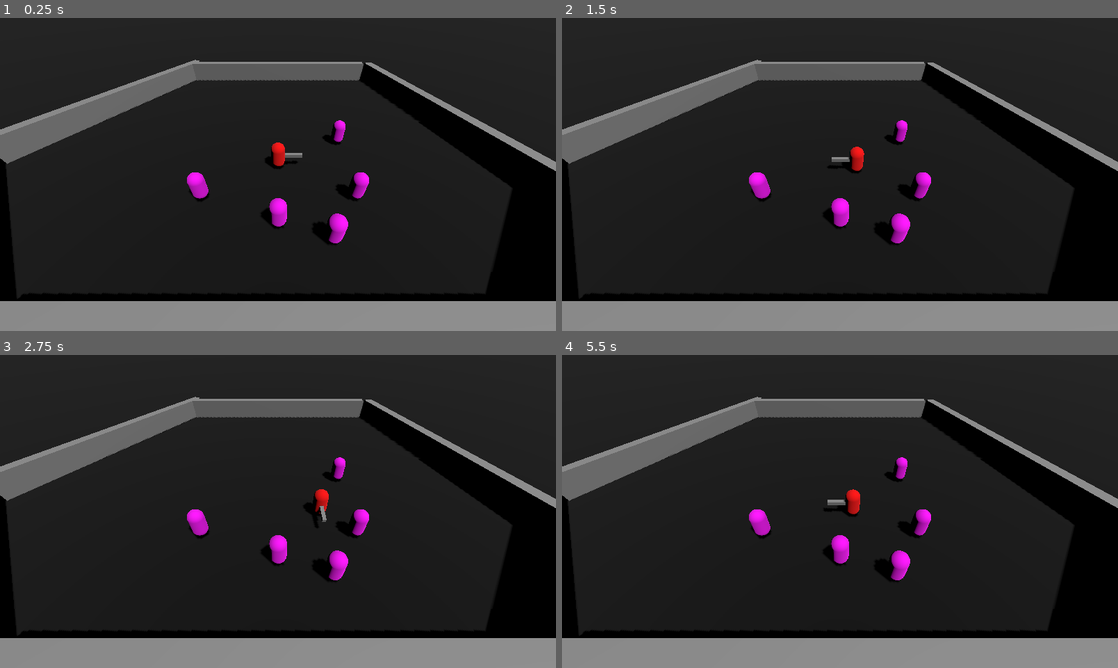
Above: before the commit, frames 1-4 (two rows, left to right).
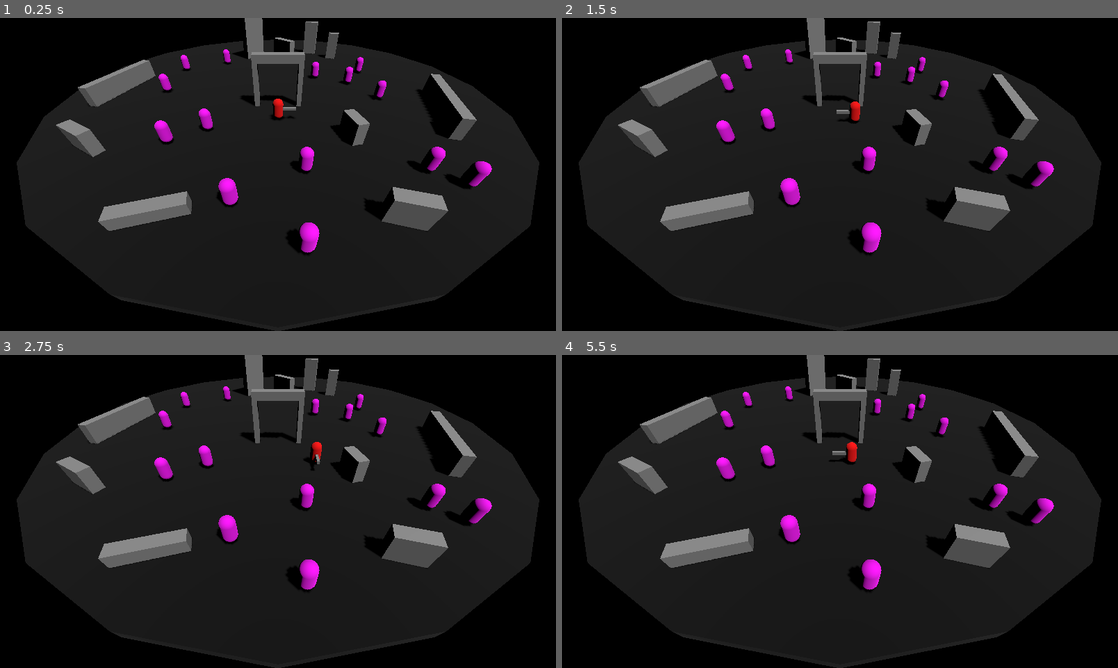
Above: after the commit, the same moments.

Repository: ralabate/salamander-sorcerer-remake
Game: Godot game, scene res://main.tscn
Two runs of this game, one before a commit and one after it. Both use one fixed random seed, a clock stepped at 60 frames per second and the inputs below.
Inputs:
- Up to frame 1 (0.25 s): no input
- Up to frame 2 (1.5 s): tap Enter (ui_accept) at 0.5, 0.77 s; hold Right (ui_right) 0.53-1.28 s; hold Down (ui_down) from 1.28 s (still down)
- Up to frame 3 (2.75 s): tap Enter (ui_accept) at 1.52 s; release Down (ui_down) at 2.03 s; hold Right (ui_right) from 2.03 s (still down)
- Up to frame 4 (5.5 s): release Right (ui_right) at 2.78 s; hold Up (ui_up) 2.78-3.53 s; tap Enter (ui_accept) at 3.02, 3.77, 4.52 s; hold Left (ui_left) 3.53-5.03 s; hold Down (ui_down) from 5.03 s (still down)

The runs differ from the first frame. In frame 1, 49% of the frame differs, in the area x 0-100%, y 0-100%; in frame 2, 49%; in frame 3, 49%; in frame 4, 49%.

Commit message:
level tweaks

Diff:
--- a/salamander/main.tscn
+++ b/salamander/main.tscn
@@ -20,55 +20,112 @@
 environment = SubResource("Environment_ig7tw")
 
 [node name="Player" parent="." instance=ExtResource("1_ig7tw")]
+transform = Transform3D(1, 0, 0, 0, 1, 0, 0, 0, 1, 0, 0, 8)
 
 [node name="DirectionalLight3D" type="DirectionalLight3D" parent="."]
 transform = Transform3D(0.70710665, -0.61237234, 0.35355335, 0, 0.49999988, 0.86602545, -0.70710665, -0.6123725, 0.3535534, 0, 10, 0)
 shadow_enabled = true
 
 [node name="Camera3D" type="Camera3D" parent="."]
-transform = Transform3D(1, 0, 0, 0, 0.7071068, 0.7071068, 0, -0.7071068, 0.7071068, 0, 10.5, 11.5)
+transform = Transform3D(1, 0, 0, 0, 0.7071068, 0.7071068, 0, -0.7071068, 0.7071068, 0, 10.5, 26.5)
 
 [node name="Badguy" parent="." instance=ExtResource("2_0xm2m")]
-transform = Transform3D(1, 0, 0, 0, 1, 0, 0, 0, 1, -5, 0, 3)
+transform = Transform3D(1, 0, 0, 0, 1, 0, 0, 0, 1, -13.5, 0, -6)
+
+[node name="Badguy6" parent="." instance=ExtResource("2_0xm2m")]
+transform = Transform3D(1, 0, 0, 0, 1, 0, 0, 0, 1, -8, 0, -9)
+
+[node name="Badguy7" parent="." instance=ExtResource("2_0xm2m")]
+transform = Transform3D(1, 0, 0, 0, 1, 0, 0, 0, 1, -13.5, 0, 1.5)
 
 [node name="Badguy2" parent="." instance=ExtResource("2_0xm2m")]
-transform = Transform3D(1, 0, 0, 0, 1, 0, 0, 0, 1, 0, 0, 5)
+transform = Transform3D(1, 0, 0, 0, 1, 0, 0, 0, 1, -3, 0, 18.5)
 
 [node name="Badguy3" parent="." instance=ExtResource("2_0xm2m")]
 transform = Transform3D(1, 0, 0, 0, 1, 0, 0, 0, 1, 5, 0, -3)
 
+[node name="Badguy8" parent="." instance=ExtResource("2_0xm2m")]
+transform = Transform3D(1, 0, 0, 0, 1, 0, 0, 0, 1, 11.5, 0, -5)
+
+[node name="Badguy9" parent="." instance=ExtResource("2_0xm2m")]
+transform = Transform3D(1, 0, 0, 0, 1, 0, 0, 0, 1, 11.5, 0, 3.5)
+
+[node name="Badguy12" parent="." instance=ExtResource("2_0xm2m")]
+transform = Transform3D(1, 0, 0, 0, 1, 0, 0, 0, 1, 9, 0, -1)
+
+[node name="Badguy10" parent="." instance=ExtResource("2_0xm2m")]
+transform = Transform3D(1, 0, 0, 0, 1, 0, 0, 0, 1, -6.5, 0, 10)
+
+[node name="Badguy11" parent="." instance=ExtResource("2_0xm2m")]
+transform = Transform3D(1, 0, 0, 0, 1, 0, 0, 0, 1, -9.5, 0, 12)
+
 [node name="Badguy4" parent="." instance=ExtResource("2_0xm2m")]
-transform = Transform3D(1, 0, 0, 0, 1, 0, 0, 0, 1, 5, 0, 3)
+transform = Transform3D(1, 0, 0, 0, 1, 0, 0, 0, 1, 1.5, 0, 21.5)
 
 [node name="Badguy5" parent="." instance=ExtResource("2_0xm2m")]
-transform = Transform3D(1, 0, 0, 0, 1, 0, 0, 0, 1, 3, 0, 6)
+transform = Transform3D(1, 0, 0, 0, 1, 0, 0, 0, 1, 2, 0, 15.5)
 
-[node name="CSGBox3D" type="CSGBox3D" parent="."]
-transform = Transform3D(0.8660254, 0, -0.5, 0, 1, 0, 0.5, 0, 0.8660254, -16, 1, -9.5)
-size = Vector3(1, 2, 21)
+[node name="Badguy13" parent="." instance=ExtResource("2_0xm2m")]
+transform = Transform3D(1, 0, 0, 0, 1, 0, 0, 0, 1, 11, 0, 15.5)
 
-[node name="CSGBox3D3" type="CSGBox3D" parent="."]
-transform = Transform3D(-4.371139e-08, 0, -1, 0, 1, 0, 1, 0, -4.371139e-08, 0, 1, -17.5)
-size = Vector3(1, 2, 22)
-
-[node name="CSGBox3D5" type="CSGBox3D" parent="."]
-transform = Transform3D(-4.371139e-08, 0, -1, 0, 1, 0, 1, 0, -4.371139e-08, 0, 1, 10)
-size = Vector3(1, 2, 22)
+[node name="Badguy14" parent="." instance=ExtResource("2_0xm2m")]
+transform = Transform3D(1, 0, 0, 0, 1, 0, 0, 0, 1, 13, 0, 17)
 
 [node name="CSGBox3D7" type="CSGBox3D" parent="."]
-transform = Transform3D(0.7071067, 0, -0.7071068, 0, 1, 0, 0.7071068, 0, 0.7071067, 14.383884, 1, 6.1161165)
+transform = Transform3D(0.96592563, 0, -0.25881913, 0, 1, 0, 0.25881913, 0, 0.96592563, 16.883884, 1, 6.6161165)
 size = Vector3(1, 2, 10.5)
 
 [node name="CSGBox3D6" type="CSGBox3D" parent="."]
-transform = Transform3D(-0.7071068, 0, -0.7071067, 0, 1, 0, 0.7071067, 0, -0.7071068, -16.201904, 1, 5.298097)
-size = Vector3(1, 2, 15.5)
+transform = Transform3D(-0.9659257, 0, 0.25881904, 0, 1, 0, -0.25881904, 0, -0.9659257, -18.925447, 1, 0.90032005)
+size = Vector3(1, 2, 9.5)
 
 [node name="CSGBox3D4" type="CSGBox3D" parent="."]
-transform = Transform3D(-0.9659258, 0, -0.25881892, 0, 1, 0, 0.25881892, 0, -0.9659258, 14.5, 1, -7.25)
-size = Vector3(1, 2, 21.5)
+transform = Transform3D(0.5000001, 0, 0.8660254, 0, 1, 0, -0.8660254, 0, 0.5000001, -15.773051, 1, 12.873303)
+size = Vector3(1, 2, 3)
 
-[node name="Ground" type="CSGBox3D" parent="."]
-transform = Transform3D(1, 0, 0, 0, 1, 0, 0, 0, 1, -2.5, -0.5, -4.25)
+[node name="CSGBox3D5" type="CSGBox3D" parent="."]
+transform = Transform3D(-0.7071067, 0, 0.7071068, 0, 1, 0, -0.7071068, 0, -0.7071067, -4.0729103, 3.5, -12.863404)
+size = Vector3(1, 7, 3.5)
+
+[node name="CSGBox3D13" type="CSGBox3D" parent="."]
+transform = Transform3D(0.7071069, 0, 0.70710665, 0, 1, 0, -0.70710665, 0, 0.7071069, 0.9270897, 1.5, -10.363404)
+size = Vector3(1, 3, 3.5)
+
+[node name="CSGBox3D8" type="CSGBox3D" parent="."]
+transform = Transform3D(-0.25881892, 0, 0.9659259, 0, 1, 0, -0.9659259, 0, -0.25881892, -7.589947, 0.5, 19.507187)
+size = Vector3(1, 1, 4.5)
+
+[node name="CSGBox3D10" type="CSGBox3D" parent="."]
+transform = Transform3D(0.9659259, 0, 0.2588189, 0, 1, 0, -0.2588189, 0, 0.9659259, 6.444127, 1, 11.2660055)
+size = Vector3(1, 2, 2.5)
+
+[node name="CSGBox3D11" type="CSGBox3D" parent="."]
+transform = Transform3D(-0.25881928, 0, -0.9659258, 0, 1, 0, 0.9659258, 0, -0.25881928, 7.444127, 1, 19.766006)
+size = Vector3(1, 2, 2.5)
+
+[node name="CSGBox3D9" type="CSGBox3D" parent="."]
+transform = Transform3D(0.2588191, 0, 0.96592563, 0, 1, 0, -0.96592563, 0, 0.2588191, 8.861263, 1.75, -12.122223)
+size = Vector3(1, 3.5, 1.5)
+
+[node name="CSGBox3D12" type="CSGBox3D" parent="."]
+transform = Transform3D(0.2588191, 0, 0.96592563, 0, 1, 0, -0.96592563, 0, 0.2588191, 5.6027446, 2.25, -15.057518)
+size = Vector3(1, 4.5, 2)
+
+[node name="Ground" type="CSGCylinder3D" parent="."]
+transform = Transform3D(1, 0, 0, 0, 1, 0, 0, 0, 1, 0, -0.5, 0)
 use_collision = true
-size = Vector3(200, 1, 150)
-material = SubResource("StandardMaterial3D_0xm2m")
+radius = 25.0
+height = 1.0
+sides = 20
+material = SubResource("StandardMaterial3D_1bvp3")
+
+[node name="Archway" type="CSGCombiner3D" parent="."]
+transform = Transform3D(1, 0, 0, 0, 1, 0, 0, 0, 1, 0, 2.5, 5)
+
+[node name="CSGBox3D" type="CSGBox3D" parent="Archway"]
+size = Vector3(5, 5, 1)
+
+[node name="CSGBox3D2" type="CSGBox3D" parent="Archway"]
+transform = Transform3D(1, 0, 0, 0, 1, 0, 0, 0, 1, 0, -0.5, 0)
+operation = 2
+size = Vector3(4, 4.5, 1)
--- a/salamander/player.gd
+++ b/salamander/player.gd
@@ -1,7 +1,7 @@
 extends CharacterBody3D
 
 
-const SPEED = 2.5
+const SPEED = 3
 
 @onready var visual: MeshInstance3D = %Visual
 @onready var animation_player: AnimationPlayer = %AnimationPlayer
Not shown: 1 places in salamander/main.tscn that only renumber resources
